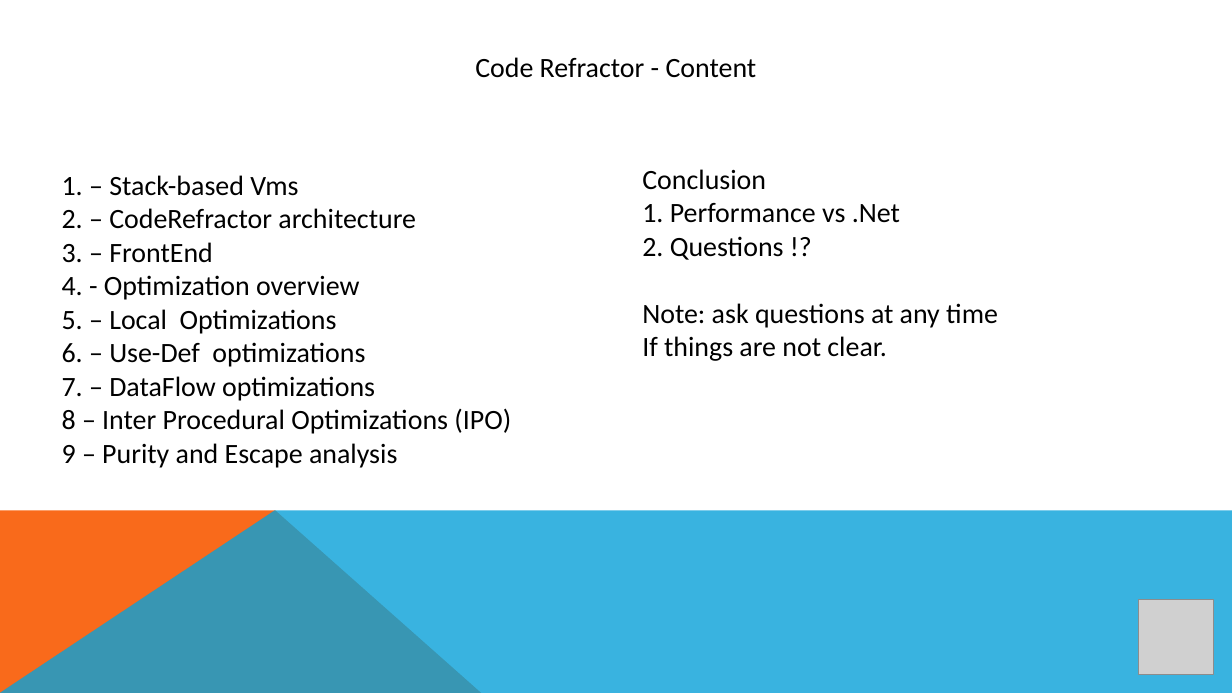
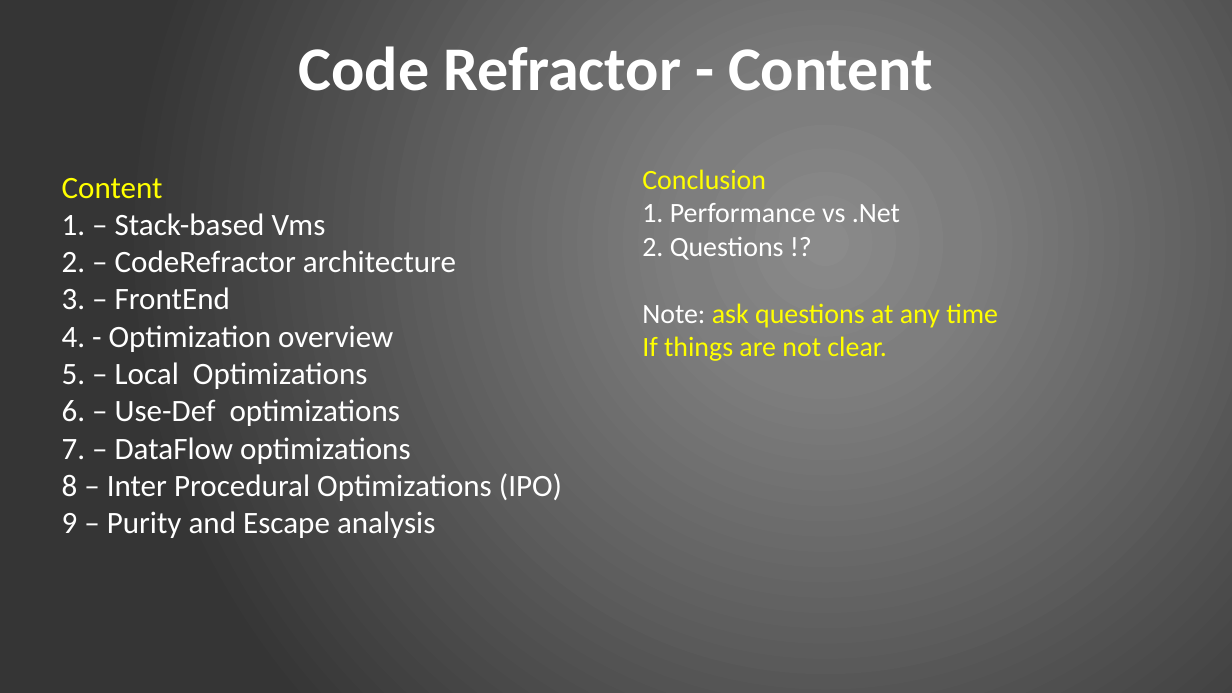
Before and after one commit to ciplogic/CodeRefractor, a slide deck: slide 2 of Documentation/Slides_final.pptx. Drawn at 1232x693 pixels with LibreOffice and Linux fonts; fonts in the diff are those of the drawing; grey boxes stand for pictures. Boxes give left, top, right and bottom in pixels: in the first picture for what was removed or moved away, otherwise in the second. Text is boxed around its words. In the diff, an @@ line names an element or a change of style, - is before the commit and + after.

```diff
--- a/Documentation/Slides_final.pptx
+++ b/Documentation/Slides_final.pptx
@@ background #FFFFFF to gradient #8C8C8C to #7F7F7F to #353535 @@
@@ text "Code Refractor - Content" at [299,46,933,91]: size 18 to 40 pt, text colour #000000 to #FFFFFF, bold on @@
@@ text at [62,178,163,199]: paragraph added @@
+Content
@@ text "Conclusion" at [642,169,998,361]: text colour #000000 to #FFFF00 in "Conclusion", "ask questions at any time", "If things are not clear."; text colour #000000 to #FFFFFF in "1. Performance vs .Net", "2. Questions !?", "Note:" @@
@@ text at [62,213,562,538]: size 18 to 20 pt, text colour #000000 to #FFFFFF @@
@@ freeform shape removed at [0,511,482,693] @@
@@ freeform shape removed at [0,511,1232,693] @@
@@ picture removed at [1139,600,1214,675] @@
```
Also in this commit, not shown: 13 other slides changed, 1 other file.
